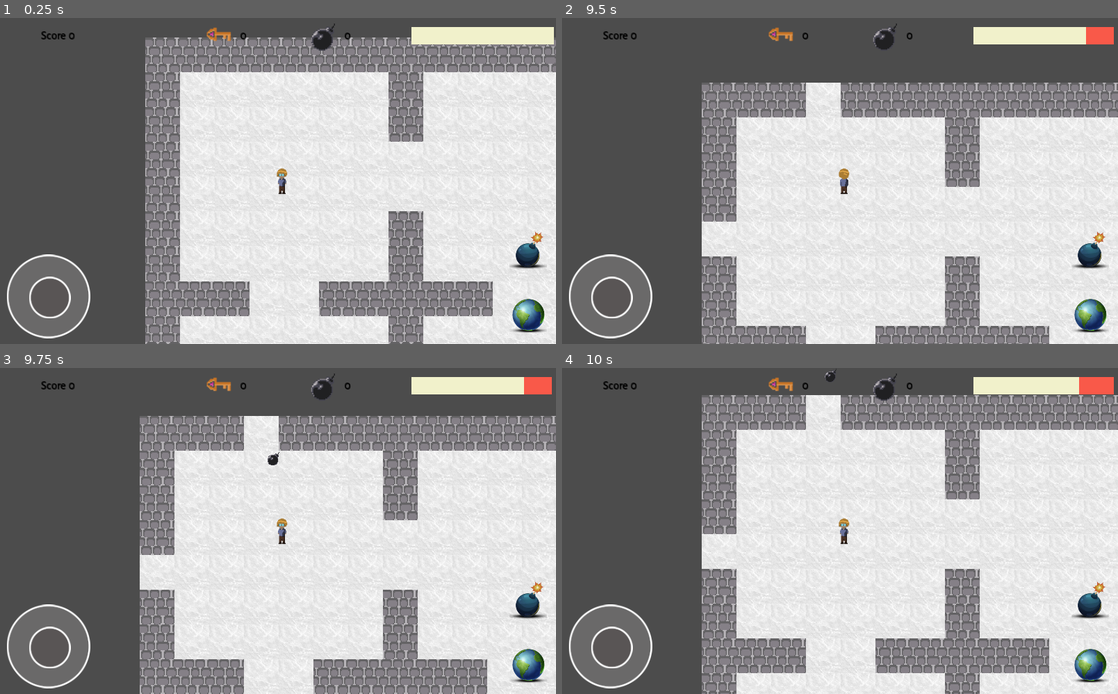
Above: before the commit, frames 1-4 (two rows, left to right).
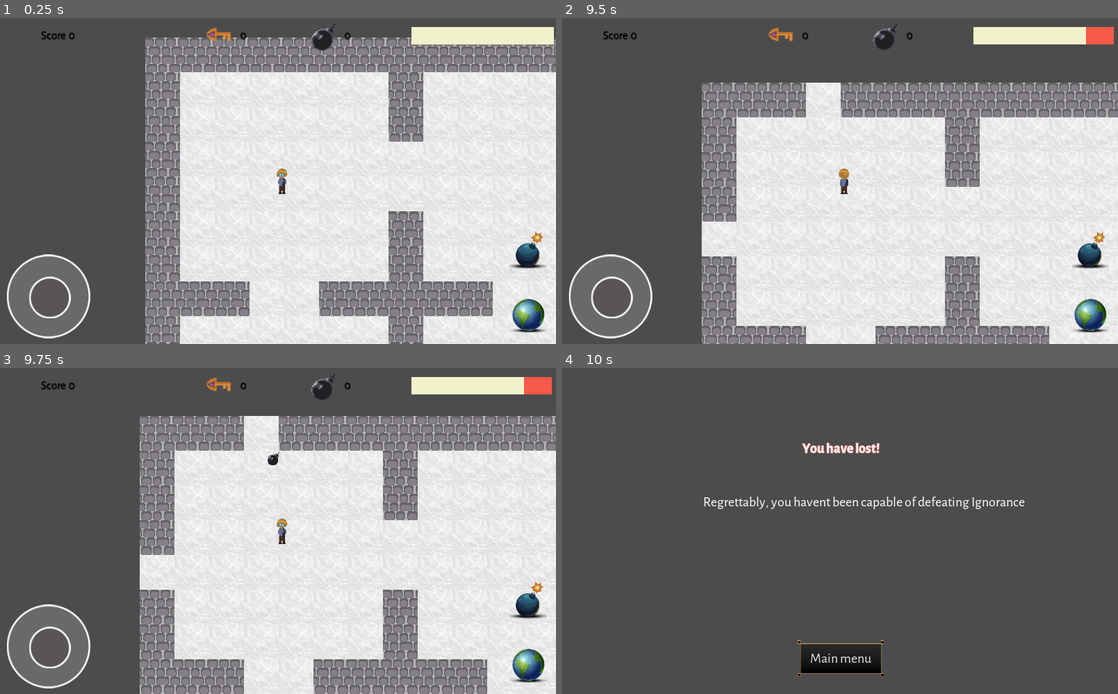
Above: after the commit, the same moments.

Repository: rogerdv/labyrinth
Game: Godot game, scene res://Scenes/lab04.tscn
The game is run twice, just before and just after one commit, with the same random seed, the same clock (stepped at 60 frames per second) and the same inputs. This scene is started directly instead of the project's main scene.
Inputs (mouse positions are in pixels of both pictures, inside the frame that each line leads up to):
- Up to frame 1 (0.25 s): no input
- Up to frame 2 (9.5 s): click (1090, 249) at 0.5 s; click (1090, 314) at 1.25 s; tap Enter at 2, 8 s; move the mouse to (962, 164) at 2.02 s; hold Right 2.03-2.75 s; tap M every 1.5 s from 2.1 to 8.1 s; click (962, 164) at 2.17 s; tap Space at 2.27, 3.5, 5.27, 8.27 s; drag from (728, 197) to (812, 246) at 2.77 s; move the mouse to (895, 109) at 3.52 s; hold Right 3.53-4.25 s; drag from (812, 246) to (812, 63) at 4.27 s; move the mouse to (1006, 229) at 5.02 s; hold Left 5.03-5.75 s; drag from (673, 132) to (756, 99) at 5.77 s; move the mouse to (867, 181) at 6.52 s; hold Down 6.53-7.25 s; click (867, 181) at 6.67 s; drag from (756, 99) to (650, 304) at 7.27 s; move the mouse to (962, 164) at 8.02 s; hold Up 8.03-8.75 s; drag from (728, 197) to (812, 246) at 8.77 s
- Up to frame 3 (9.75 s): tap Space at 9.5 s; move the mouse to (333, 459) at 9.52 s; hold Down from 9.53 s (still down); tap M at 9.6 s
- Up to frame 4 (10 s): keep holding Down

Frames 1-3 are identical in both runs. In frame 4, 68% of the frame differs, in the area x 1-100%, y 0-100%.

Commit message:
Lot of changes

Diff:
--- a/Scenes/lab03.tscn
+++ b/Scenes/lab03.tscn
@@ -1,10 +1,13 @@
-[gd_scene load_steps=6 format=2]
+[gd_scene load_steps=7 format=2]
 
 [ext_resource path="res://Scenes/player.tscn" type="PackedScene" id=1]
 [ext_resource path="res://Scripts/SceneInfo.gd" type="Script" id=2]
 [ext_resource path="res://Scenes/tileset.tres" type="TileSet" id=3]
 [ext_resource path="res://UI/UI.tscn" type="PackedScene" id=4]
 [ext_resource path="res://Scenes/ghost.tscn" type="PackedScene" id=6]
+
+[sub_resource type="RectangleShape2D" id=1]
+extents = Vector2( 2157.89, 12.0069 )
 
 [node name="Node2D" type="Node2D"]
 
@@ -29,8 +32,27 @@
 tile_data = PoolIntArray( 0, 0, 0, 1, 0, 0, 2, 0, 0, 3, 0, 0, 4, 0, 0, 5, 0, 0, 6, 0, 0, 7, 0, 0, 8, 0, 0, 9, 0, 0, 10, …(29594 unchanged characters)…
 
 [node name="Ghost" parent="." instance=ExtResource( 6 )]
-position = Vector2( 775.937, 1144.28 )
+position = Vector2( 693.392, 1045.86 )
 
 [node name="Camera2D" type="Camera2D" parent="."]
 position = Vector2( 1947.81, 1145.37 )
 zoom = Vector2( 3.9, 3.9 )
+
+[node name="UpLimit" type="Area2D" parent="."]
+position = Vector2( 2110.74, -97.308 )
+
+[node name="CollisionShape2D" type="CollisionShape2D" parent="UpLimit"]
+position = Vector2( -153.234, 36.8451 )
+shape = SubResource( 1 )
+
+[node name="BottomLimit" type="Area2D" parent="."]
+position = Vector2( 2110.74, 2354.15 )
+
+[node name="CollisionShape2D" type="CollisionShape2D" parent="BottomLimit"]
+position = Vector2( -153.234, -3.5636 )
+shape = SubResource( 1 )
+
+[node name="Ghost2" parent="." instance=ExtResource( 6 )]
+position = Vector2( 144.313, 267.27 )
+[connection signal="body_entered" from="UpLimit" to="SceneInfo" method="_on_limit_body_entered"]
+[connection signal="body_entered" from="BottomLimit" to="SceneInfo" method="_on_limit_body_entered"]
--- a/Scenes/lab04.tscn
+++ b/Scenes/lab04.tscn
@@ -8,6 +8,9 @@
 [ext_resource path="res://Scenes/ghost.tscn" type="PackedScene" id=7]
 [ext_resource path="res://Scenes/time.tscn" type="PackedScene" id=8]
 [ext_resource path="res://Scenes/bomb.tscn" type="PackedScene" id=9]
+
+[sub_resource type="RectangleShape2D" id=1]
+extents = Vector2( 2595.81, 15.1099 )
 
 [node name="Node2D" type="Node2D"]
 
@@ -61,3 +64,19 @@
 
 [node name="Ghost4" parent="." instance=ExtResource( 7 )]
 position = Vector2( 2499.91, 1627.09 )
+
+[node name="UpLimit" type="Area2D" parent="."]
+position = Vector2( 2263.14, -37.1802 )
+
+[node name="CollisionShape2D" type="CollisionShape2D" parent="UpLimit"]
+position = Vector2( 0, 2.66968 )
+shape = SubResource( 1 )
+
+[node name="BottomLimit" type="Area2D" parent="."]
+position = Vector2( 2346.06, 2317 )
+
+[node name="CollisionShape2D" type="CollisionShape2D" parent="BottomLimit"]
+position = Vector2( -1.05879, 11.8921 )
+shape = SubResource( 1 )
+[connection signal="body_entered" from="UpLimit" to="SceneInfo" method="_on_limit_body_entered"]
+[connection signal="body_entered" from="BottomLimit" to="SceneInfo" method="_on_limit_body_entered"]
--- a/Scenes/lab05.tscn
+++ b/Scenes/lab05.tscn
@@ -8,6 +8,9 @@
 [ext_resource path="res://Scenes/bomb.tscn" type="PackedScene" id=7]
 [ext_resource path="res://Scenes/key.tscn" type="PackedScene" id=8]
 [ext_resource path="res://Scenes/time.tscn" type="PackedScene" id=9]
+
+[sub_resource type="RectangleShape2D" id=1]
+extents = Vector2( 2526.6, 10 )
 
 [node name="Node2D" type="Node2D"]
 
@@ -91,3 +94,15 @@
 [node name="Camera2D" type="Camera2D" parent="."]
 position = Vector2( 2290.67, 1242.53 )
 zoom = Vector2( 4.6, 4.3 )
+
+[node name="UpLimit" type="Area2D" parent="."]
+position = Vector2( 2299.19, -30 )
+
+[node name="CollisionShape2D" type="CollisionShape2D" parent="UpLimit"]
+shape = SubResource( 1 )
+
+[node name="BottomLimit" type="Area2D" parent="."]
+position = Vector2( 2280.14, 2523.78 )
+
+[node name="CollisionShape2D" type="CollisionShape2D" parent="BottomLimit"]
+shape = SubResource( 1 )
--- a/Scenes/lab06.tscn
+++ b/Scenes/lab06.tscn
@@ -7,6 +7,9 @@
 [ext_resource path="res://Scenes/tileset.tres" type="TileSet" id=5]
 [ext_resource path="res://Scenes/bomb.tscn" type="PackedScene" id=6]
 [ext_resource path="res://Scenes/ghost.tscn" type="PackedScene" id=7]
+
+[sub_resource type="RectangleShape2D" id=1]
+extents = Vector2( 2565.57, 10 )
 
 [node name="Node2D" type="Node2D"]
 
@@ -70,3 +73,17 @@
 
 [node name="time7" parent="." instance=ExtResource( 4 )]
 position = Vector2( -1725.74, -606.253 )
+
+[node name="UpLimit" type="Area2D" parent="."]
+position = Vector2( 0, -1190.49 )
+
+[node name="CollisionShape2D" type="CollisionShape2D" parent="UpLimit"]
+shape = SubResource( 1 )
+
+[node name="BottLimit" type="Area2D" parent="."]
+position = Vector2( 6, 1488 )
+
+[node name="CollisionShape2D" type="CollisionShape2D" parent="BottLimit"]
+shape = SubResource( 1 )
+[connection signal="body_entered" from="UpLimit" to="SceneInfo" method="_on_limit_body_entered"]
+[connection signal="body_entered" from="BottLimit" to="SceneInfo" method="_on_limit_body_entered"]
--- a/Scenes/lab07.tscn
+++ b/Scenes/lab07.tscn
@@ -8,6 +8,9 @@
 [ext_resource path="res://Scenes/ghost.tscn" type="PackedScene" id=6]
 [ext_resource path="res://Scenes/time.tscn" type="PackedScene" id=7]
 [ext_resource path="res://Scenes/key.tscn" type="PackedScene" id=8]
+
+[sub_resource type="RectangleShape2D" id=1]
+extents = Vector2( 2264.86, 5.61799 )
 
 [node name="Node2D" type="Node2D"]
 
@@ -91,3 +94,19 @@
 [node name="Camera2D" type="Camera2D" parent="."]
 position = Vector2( 2114.02, 1312.58 )
 zoom = Vector2( 4.2, 4.5 )
+
+[node name="UpLimit" type="Area2D" parent="."]
+position = Vector2( 2042.54, -46.9836 )
+
+[node name="CollisionShape2D" type="CollisionShape2D" parent="UpLimit"]
+position = Vector2( 5.29724, 18.0109 )
+shape = SubResource( 1 )
+
+[node name="UpLimit2" type="Area2D" parent="."]
+position = Vector2( 2067.2, 2648 )
+
+[node name="CollisionShape2D" type="CollisionShape2D" parent="UpLimit2"]
+position = Vector2( 5.29724, 18.0109 )
+shape = SubResource( 1 )
+[connection signal="body_entered" from="UpLimit" to="SceneInfo" method="_on_limit_body_entered"]
+[connection signal="body_entered" from="UpLimit2" to="SceneInfo" method="_on_limit_body_entered"]
Not shown: 1 places in Scenes/lab04.tscn that only renumber resources
Not shown: 1 places in Scenes/lab05.tscn that only renumber resources
Not shown: 1 places in Scenes/lab06.tscn that only renumber resources
Not shown: 1 places in Scenes/lab07.tscn that only renumber resources
Not shown: 1 places in Scenes/main_menu.tscn that only renumber resources
